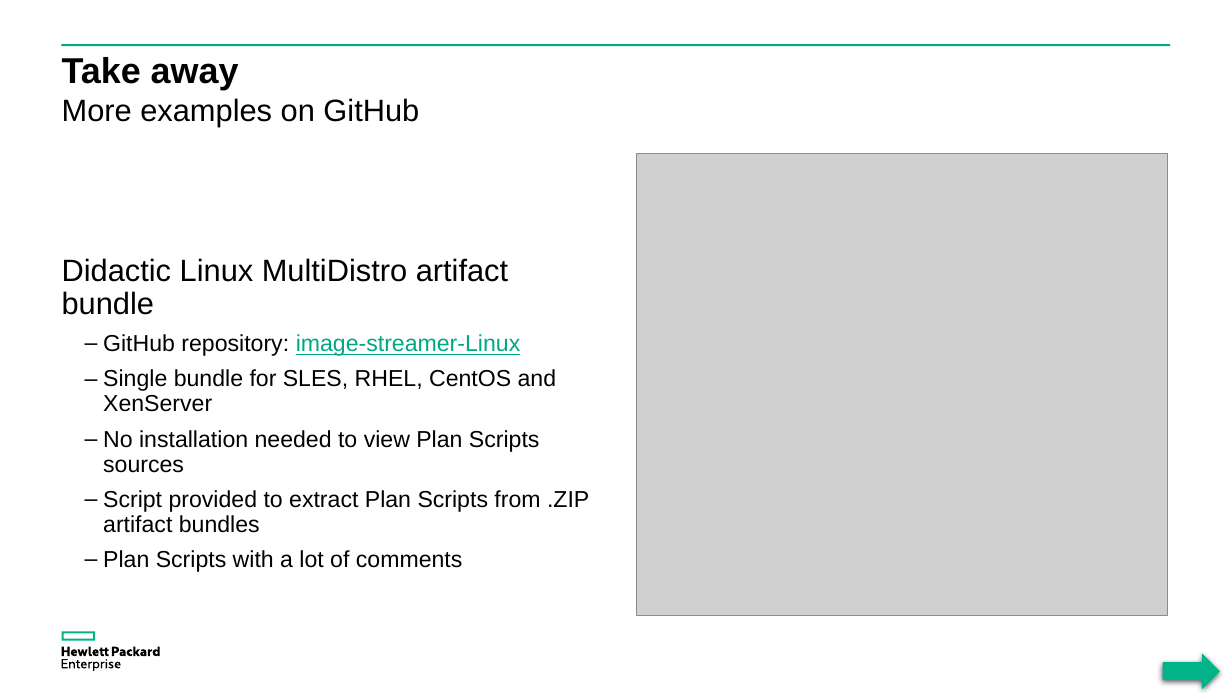
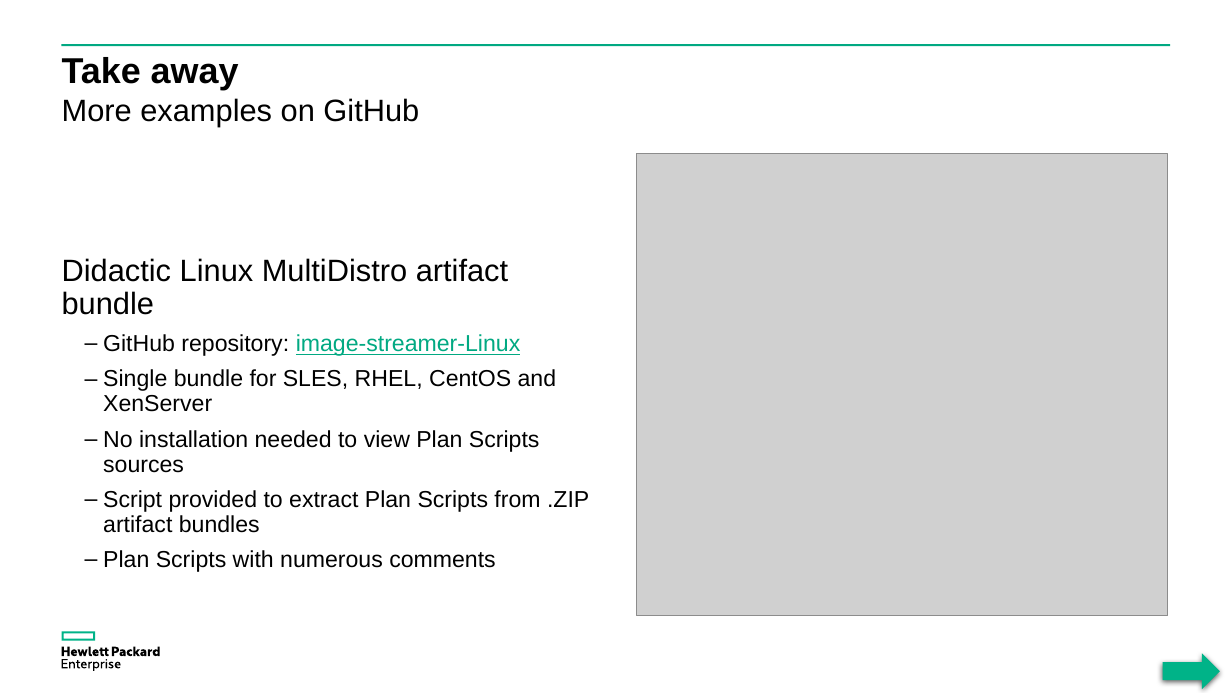
Before and after one commit to donzef/image-streamer-linux, a slide deck: slide 22 of docs/Guestfish-and-ImageStreamer.ppsx (slide 23 before the commit). Drawn at 1232x693 pixels with LibreOffice and Linux fonts; fonts in the diff are those of the drawing; grey boxes stand for pictures. Boxes give left, top, right and bottom in pixels: in the first picture for what was removed or moved away, otherwise in the second. Text is boxed around its words. In the diff, an @@ line names an element or a change of style, - is before the commit and + after.

```diff
--- a/docs/Guestfish-and-ImageStreamer.ppsx
+++ b/docs/Guestfish-and-ImageStreamer.ppsx
@@ text at box(103, 550, 495, 572): text changed @@
-  – Plan Scripts with a lot of comments
+  – Plan Scripts with numerous comments
```
Also in this commit, not shown: 14 other slides changed, 1 slide removed.
